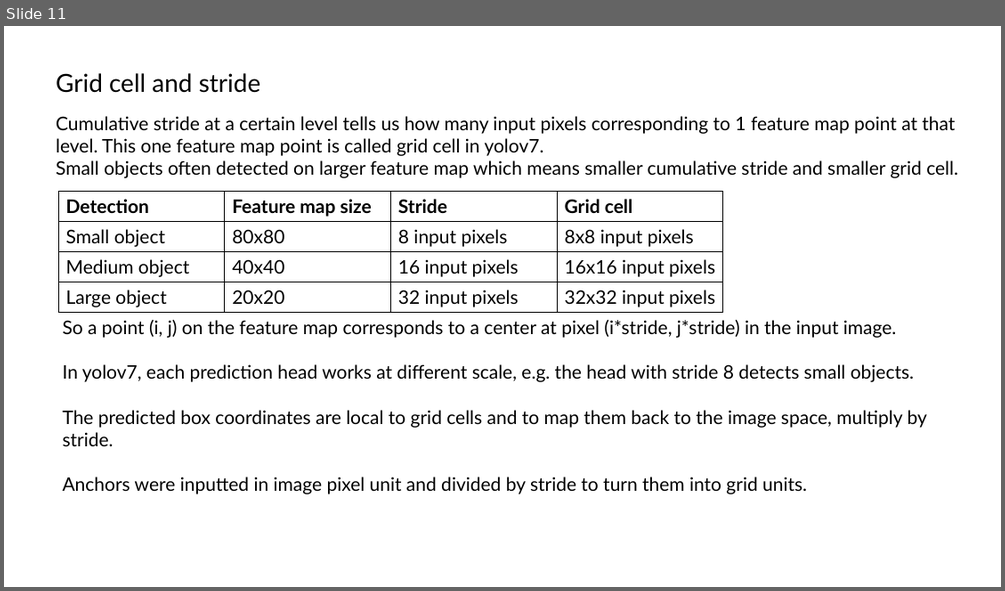
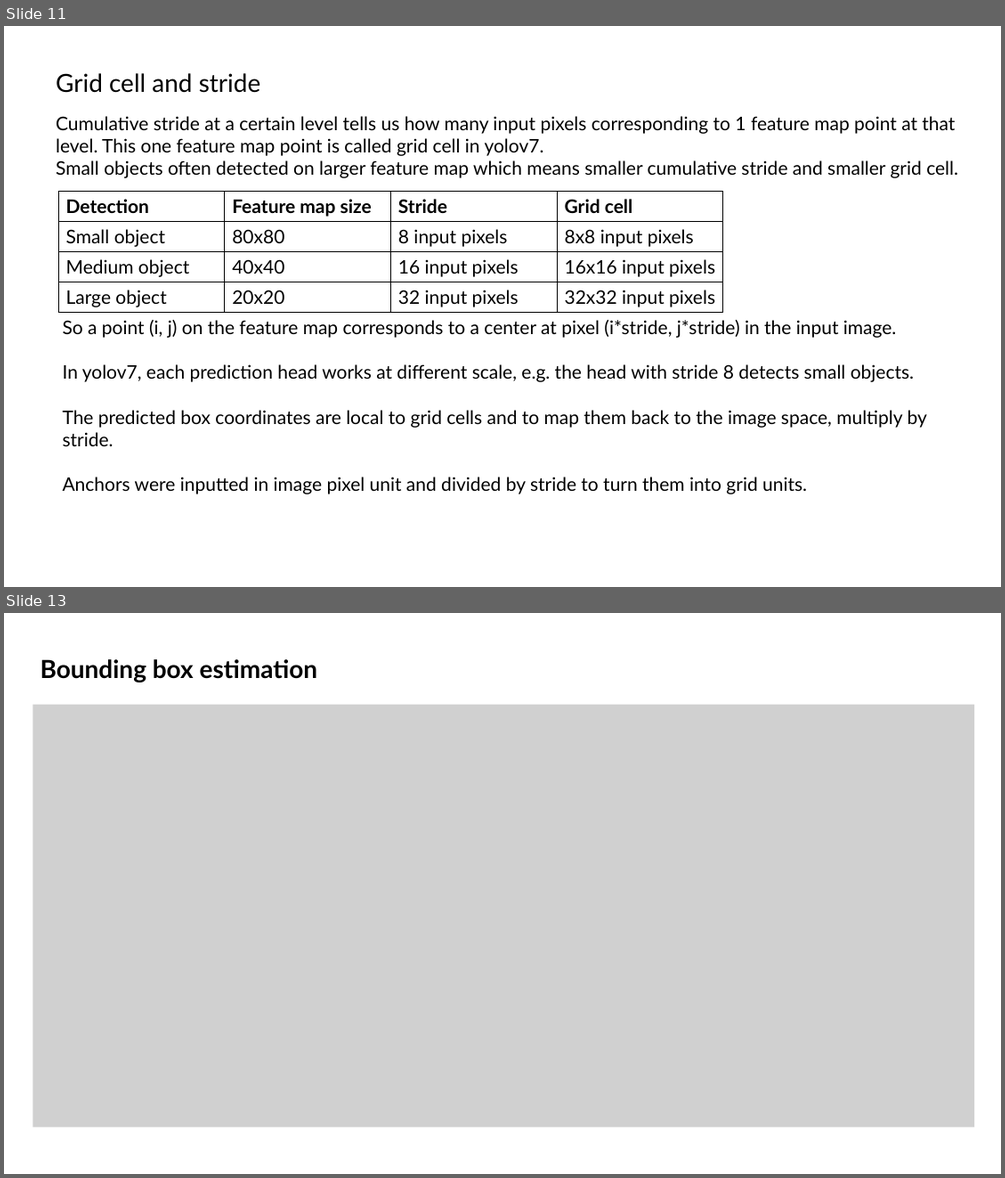
Before and after one commit to s-reaungamornrat/video_processing, a slide deck: yolov7/doc/networks.pptx. Shown one above the other, each under a label of ours: slide 11 before the commit, slides 11 and 13 after it; the slides between them are not shown. The pictures are 1005x591 and 1005x1178 pixels, drawn with LibreOffice and Linux fonts; fonts in the diff are those of the drawing; grey boxes stand for pictures. Boxes give left, top, right and bottom in pixels: in the first picture for what was removed or moved away, otherwise in the second. Text is boxed around its words. In the diff, an @@ line names an element or a change of style, - is before the commit and + after.

```diff
--- a/yolov7/doc/networks.pptx
+++ b/yolov7/doc/networks.pptx
@@ slide 13 added at [4,613,1001,1174], background #FFFFFF @@
@@ text added at [40,659,318,682], 24 pt, text #000000, bold @@
+Bounding box estimation
@@ picture added at [33,705,975,1127] @@
```
Also in this commit, not shown: 2 other slides added, 21 other files.
